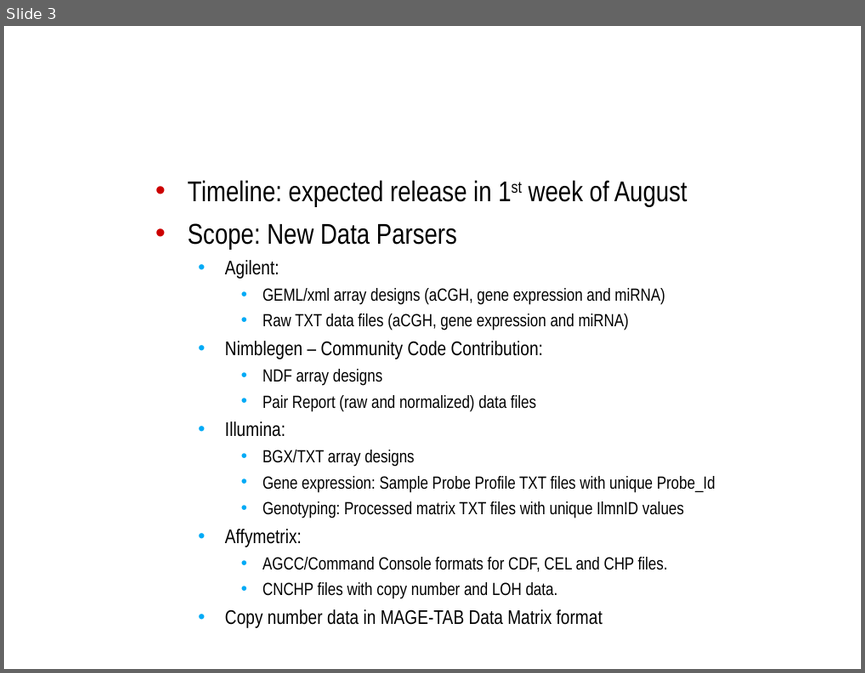
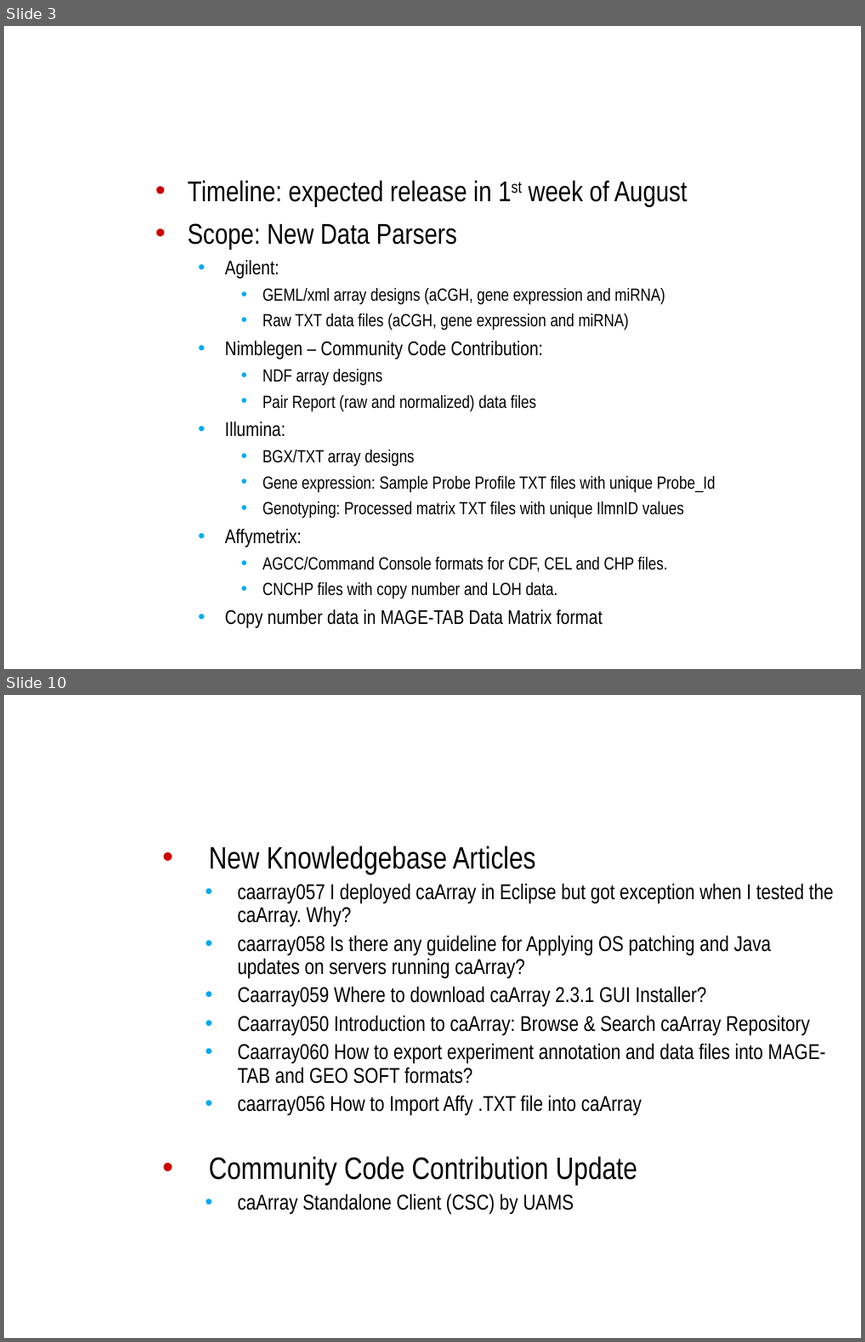
Before and after one commit to NCIP/caarray-docs, a slide deck: project_management/open_meetings/caArray User Community Meeting 2010.06.02.ppt. Shown one above the other, each under a label of ours: slide 3 before the commit, slides 3 and 10 after it; the slides between them are not shown. The pictures are 865x673 and 865x1342 pixels, drawn with LibreOffice and Linux fonts; fonts in the diff are those of the drawing; background and template pictures are left out. Boxes give left, top, right and bottom in pixels: in the first picture for what was removed or moved away, otherwise in the second. Text is boxed around its words. In the diff, an @@ line names an element or a change of style, - is before the commit and + after.

```diff
--- a/project_management/open_meetings/caArray User Community Meeting 2010.06.02.ppt
+++ b/project_management/open_meetings/caArray User Community Meeting 2010.06.02.ppt
@@ slide 10 added at <box>4,695,861,1338</box>, background picture (left out) @@
@@ title added at <box>154,695,846,823</box>, 32 pt, text #FFFFFF, bold @@
+What’s New on caArray Support
@@ text added at <box>209,845,834,1214</box>, 18 pt, text #000000 @@
+• New Knowledgebase Articles
+  • caarray057 I deployed caArray in Eclipse but got exception when I tested the caArray. Why?
+  • caarray058 Is there any guideline for Applying OS patching and Java updates on servers running caArray?
+  • Caarray059 Where to download caArray 2.3.1 GUI Installer?
+  • Caarray050 Introduction to caArray: Browse & Search caArray Repository
+  • Caarray060 How to export experiment annotation and data files into MAGE-TAB and GEO SOFT formats?
+  • caarray056 How to Import Affy .TXT file into caArray
+• Community Code Contribution Update
+  • caArray Standalone Client (CSC) by UAMS
```
Also in this commit, not shown: 6 other slides added, 1 slide removed.
